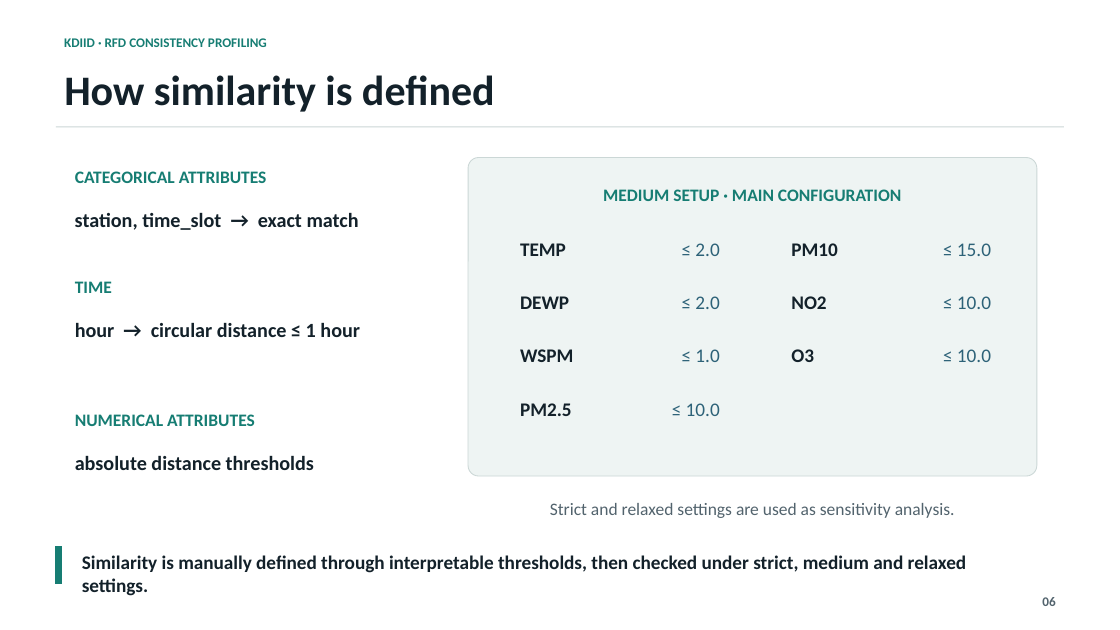
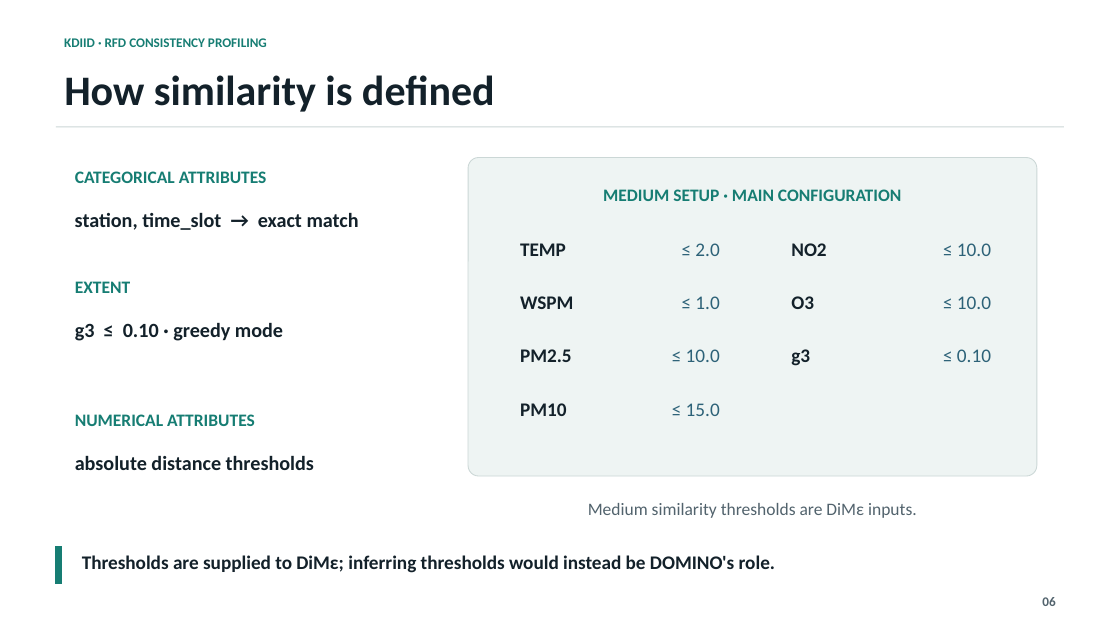
Before and after one commit to matthew-2000/rfd-urban-digital-twin, a slide deck: slide 6 of presentation/kdiid_rfd_presentation.pptx. Drawn at 1120x630 pixels with LibreOffice and Linux fonts; fonts in the diff are those of the drawing. Boxes give left, top, right and bottom in pixels: in the first picture for what was removed or moved away, otherwise in the second. Text is boxed around its words. In the diff, an @@ line names an element or a change of style, - is before the commit and + after.

Commit message:
Implement DiMε discovery algorithm with difference matrix construction and regression tests
- Added `dime.py` module implementing the DiMε discovery algorithm for relaxed functional dependencies.
- Introduced `DifferenceMatrix`, `SimilarPatternSubset`, and `StrippedSimilarSubsets` data classes for managing similarity matrices.
- Developed `DimeDiscovery` class for discovering minimal relaxed functional dependencies.
- Created `discover_dime` function as a convenience wrapper for the discovery process.
- Added unit tests in `test_dime.py` to validate functionality and ensure correctness of the implementation.

```diff
--- a/presentation/kdiid_rfd_presentation.pptx
+++ b/presentation/kdiid_rfd_presentation.pptx
@@ text "NO2": place and size @@
-text "NO2" at (791, 296, 826, 309)
+text "NO2" at (791, 243, 826, 256)
@@ text at (957, 243, 991, 256): text changed @@
-≤ 15.0
+≤ 10.0
@@ text at (75, 281, 131, 293): text changed @@
-TIME
+EXTENT
@@ text "WSPM": place and size @@
-text "WSPM" at (520, 349, 573, 362)
+text "WSPM" at (520, 296, 573, 309)
@@ text removed at (520, 296, 569, 309) @@
-DEWP
@@ text at (695, 296, 719, 309): text changed @@
-≤ 2.0
+≤ 1.0
@@ text "O3": place and size @@
-text "O3" at (791, 349, 814, 362)
+text "O3" at (791, 296, 814, 309)
@@ text at (75, 323, 283, 341): text changed @@
-hour → circular distance ≤ 1 hour
+g3 ≤ 0.10 · greedy mode
@@ text "PM2.5": place and size @@
-text "PM2.5" at (520, 403, 572, 416)
+text "PM2.5" at (520, 349, 572, 362)
@@ text at (686, 349, 720, 362): text changed @@
-≤ 1.0
+≤ 10.0
@@ text added at (791, 349, 810, 366), 16.5 pt, text #13212A, bold @@
+g3
@@ text at (957, 349, 991, 362): text changed @@
-≤ 10.0
+≤ 0.10
@@ text "PM10": place and size @@
-text "PM10" at (791, 243, 837, 256)
+text "PM10" at (520, 403, 566, 416)
@@ text at (686, 403, 720, 416): text changed @@
-≤ 10.0
+≤ 15.0
@@ text at (588, 503, 917, 518): text changed @@
-Strict and relaxed settings are used as sensitivity analysis.
+Medium similarity thresholds are DiMε inputs.
@@ text at (82, 555, 775, 573): text changed @@
-Similarity is manually defined through interpretable thresholds, then checked under strict, medium and relaxed settings.
+Thresholds are supplied to DiMε; inferring thresholds would instead be DOMINO's role.
```
Also in this commit, not shown: 11 other slides changed, 3 slides added, 2 slides removed, 28 other files.
